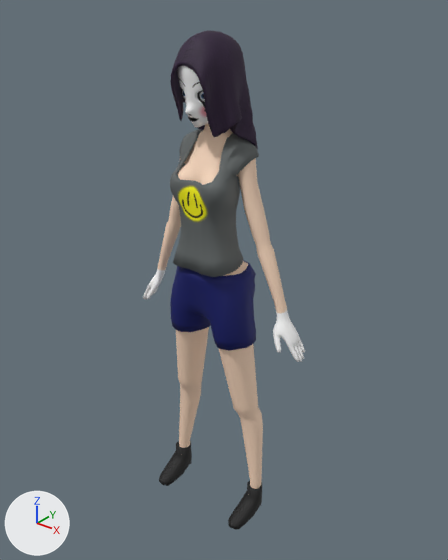
What one commit did to the FBX model Assets/Models/FemaleMaskGirlLowPolly.fbx.
One viewpoint serves both versions: a 50 mm lens placed at (5.37, -6.4, 4.55), pointed at (0.04, 0.26, 0.42). The axes (+X, +Y, +Z) are drawn at lower left. The lights are the same throughout.

The first picture shows 'Hair', 'HubPants', 'HubTop', 'MimeShoes', 'Player'.
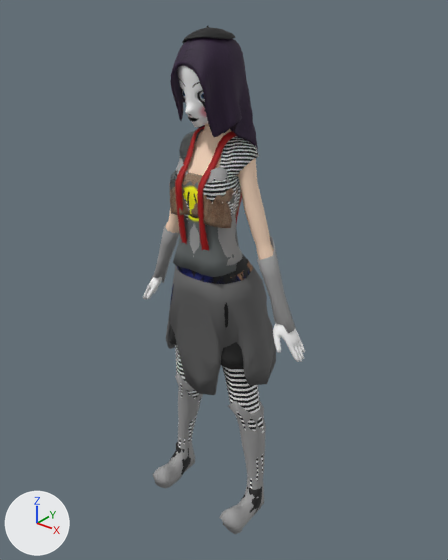
The newer file is also rescaled (x0.266), turned or shifted as a whole; pictures and numbers use the older file's frame.

Location of each change, (x1, y1, x2, y2) in pixels of the pictures (448 x 560 px):
'MedievalBottom2', shown
    after: (166, 265, 276, 395)
'MedBoots', shown
    after: (153, 374, 266, 534)
'MedGloves', shown
    after: (150, 223, 296, 333)
'MimeTop', shown
    after: (184, 136, 259, 226)
'MimeStockings', shown
    after: (175, 345, 264, 489)
'MimeBands', shown (red)
    after: (175, 126, 242, 251)
'ClothsDinoTop', shown (brown)
    after: (170, 172, 241, 228)
'MedClothBreastPlate', shown
    after: (176, 158, 243, 266)
'MedievalBottom1', shown (black)
    after: (169, 272, 243, 370)
'MimePants', shown (black)
    after: (178, 255, 251, 328)
'MimeHat', shown (black)
    after: (182, 25, 235, 44)
'ClothsDinoBottom', shown
    after: (230, 260, 253, 280)
'Player', unchanged, covered by the edit
    before: (143, 66, 305, 495)
    after: (143, 66, 305, 362)
'HubTop', unchanged, covered by the edit
    before: (170, 129, 259, 277)
    after: (170, 129, 240, 277)
'HubPants', unchanged, covered by the edit
    before: (170, 260, 256, 351)
    after: (170, 266, 250, 306)
'MimeShoes', unchanged, covered by the edit
    before: (159, 441, 262, 529)
    after: (168, 442, 262, 513)

The change in detail:
Object 'MimeTop' (ob_mimetop) is now shown.
Object 'ClothsDinoBottom' (ob_clothsdinobottom) is now shown.
Object 'MimeBands' (ob_mimebands) is now shown.
Object 'MimePants' (ob_mimepants) is now shown.
Object 'MedievalBottom2' (ob_medievalbottom2) is now shown.
Object 'ClothsDinoTop' (ob_clothsdinotop) is now shown.
Object 'MedClothBreastPlate' (ob_medclothbreastplate) is now shown.
Object 'MimeStockings' (ob_mimestockings) is now shown.
Object 'MedGloves' (ob_medgloves) is now shown.
Object 'MedievalBottom1' (ob_medievalbottom1) is now shown.
Object 'MimeHat' (ob_mimehat) is now shown.
Object 'MedBoots' (ob_medboots) is now shown.
